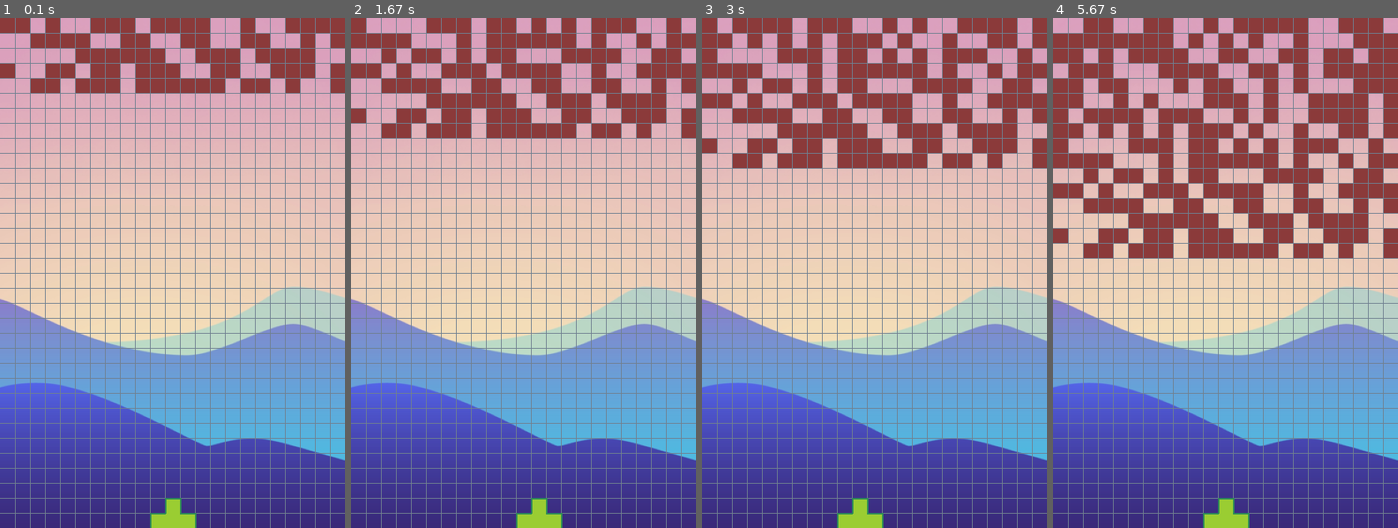
Above: before the commit, frames 1-4 (left to right).
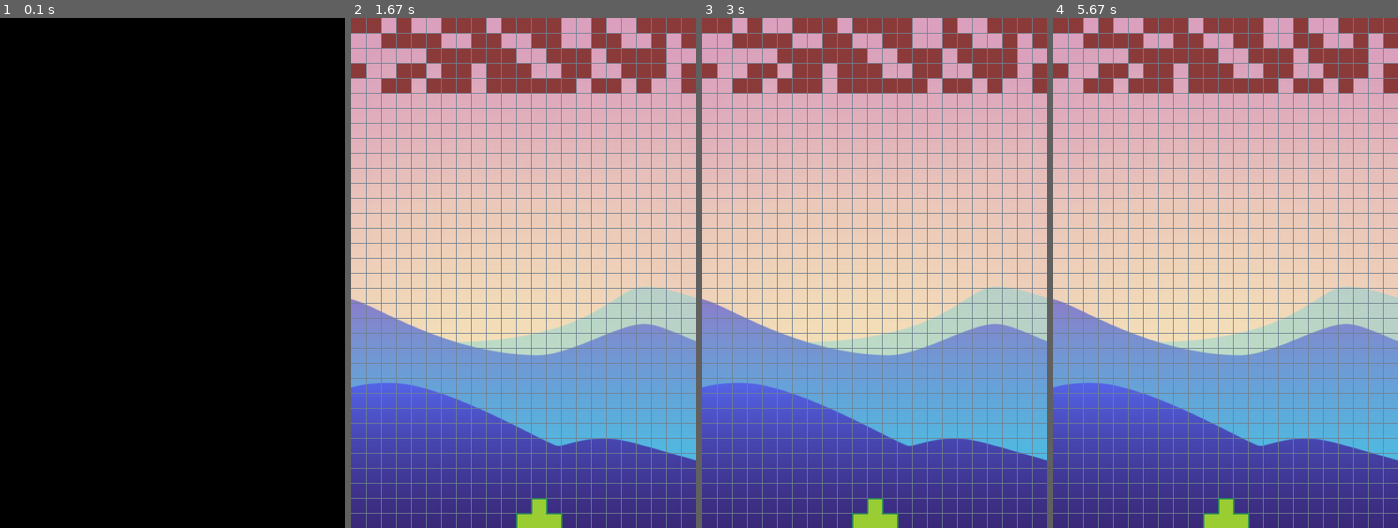
Above: after the commit, the same moments.

Repository: infProgram/inf371_spring2022-Pieces-Ho
Game: pygame game, started from peronalProject/bubbleDefense.py
Same seed, same stepped clock (60 frames per second), same inputs: the game is played once before the commit and once after it.
Inputs:
- Up to frame 1 (0.1 s): no input
- Up to frame 2 (1.67 s): hold D 0.33-0.8 s; hold W 0.83-1.18 s
- Up to frame 3 (3 s): hold A 1.85-2.62 s; hold A from 2.65 s (still down)
- Up to frame 4 (5.67 s): release A at 3.62 s; hold D from 4.75 s (still down)

The runs differ from the first frame. In frame 1, 100% of the frame differs, in the area x 0-100%, y 0-100%; in frame 2, 11%; in frame 3, 15%; in frame 4, 24%.

Commit message:
Try to make the bullet but not work now

Diff:
--- a/peronalProject/bubbleDefense.py
+++ b/peronalProject/bubbleDefense.py
@@ -24,21 +24,15 @@
 
 
     def move(self,key):
-        if key == 'W':
-            mybullet = bullet(self.x,self.y)
-            mybullet.drawBullet()
-            print("W be pressed!")
-
         if key == 'A': self.x = self.x - self.speed
         if key == 'D': self.x = self.x + self.speed
 
         if self.x <= 0 :  self.x = 0
         if self.x >= width-60: self.x = width-60
         self.points = [(self.x,self.y),(self.x+20,self.y),(self.x+20,self.y-20),(self.x+40,self.y-20),(self.x+40,self.y),(self.x+60,self.y),(self.x+60,self.y+20),(self.x,self.y+20)]
-
-    def bulletFly(self):
-        self.bullety = self.bullety - self.bulletSpeed
-        print("x: ",self.bulletx, ",y: ",self.bullety)
+    # def bulletFly(self):
+    #     self.bullety = self.bullety - self.bulletSpeed
+    #     print("x: ",self.bulletx, ",y: ",self.bullety)
 
 
 class bullet():
@@ -51,6 +45,7 @@
         self.bulletFrame = pygame.draw.rect(screen,(139,121,94),[self.bulletx,self.bullety,20,20],1)
 
     def drawBullet(self):
+        print("Press W!")
         self.bullet = pygame.draw.rect(screen,self.bulletColour,[self.bulletx,self.bullety,20,20],0)
         self.bulletFrame = pygame.draw.rect(screen,(139,121,94),[self.bulletx,self.bullety,20,20],1)
 
@@ -88,7 +83,8 @@
 backgroundPic = pygame.image.load("bgPic.png")
 mylancher = launcher()
 mywall = wall()
-smallWhile = 0
+mybullet = bullet(mylancher.x,mylancher.y)
+wallWhile = 0
 
 isRunning = True
 while isRunning:
@@ -97,29 +93,25 @@
     if event.type == pygame.KEYDOWN:
         keyPressed =  pygame.key.get_pressed()
         if keyPressed[pygame.K_w]:
-            mybullet = bullet(mylancher.x,mylancher.y)
             mybullet.drawBullet()
-            # mylancher.move('W')
         if keyPressed[pygame.K_a]: mylancher.move('A')
         if keyPressed[pygame.K_d]: mylancher.move('D')
   screen.blit(backgroundPic,(0,0))
 
-  if smallWhile == 50:  # make a smaller while
+  if wallWhile == 50:  # wall move speed in smaller while
       mywall.move()
-      pygame.draw.circle(screen, (0,0,0), [250, 200], 40, width=0)
-      smallWhile = 0
-  smallWhile = smallWhile+1
-
-
-  mywall.draw()
+      wallWhile = 0
+  wallWhile = wallWhile+1
+  mywall.draw() # Draw wall with xy lines
 
   for i in range(20,441,20): pygame.draw.line(screen,(112,128,144),[i,0],[i,680],1) # Draw xy lines
   for i in range(20,681,20): pygame.draw.line(screen,(112,128,144),[0,i],[460,i],1)
 
-  mylancher.draw()  # draw lancher without xy lines
+  mylancher.draw()  # Draw lancher without xy lines
+
   #   if  mylancher.bullety >0:
   #      mylancher.bulletFly()
 
 
-  time.sleep(0.01)
+  time.sleep(0.5)
   pygame.display.flip()  # 刷新整个界面显示
